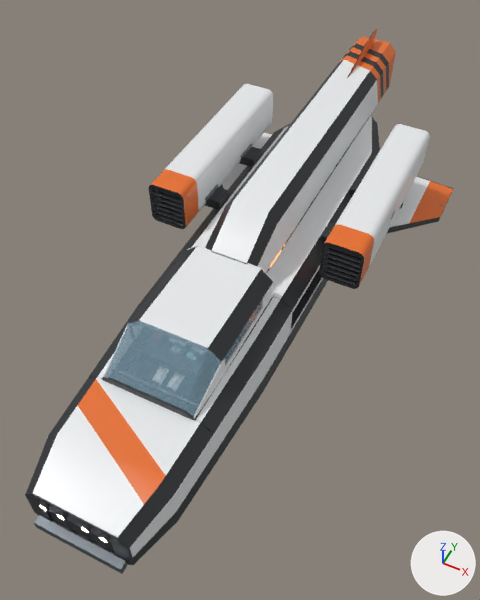
Before and after pictures for a commit that changed the FBX model SourceArt/TestShips/nomad.fbx.
Both versions are drawn from a 50 mm lens placed at (2.23, -5.16, 6.1), pointed at (0.03, -0.75, 0.59). Lighting does not change. The marker at lower right points along +X, +Y and +Z. The picture after the commit comes second. Where no turn or scale is listed for an object, it has been applied to the vertices.

In view in the first picture: 'Boom_Side_R', 'Boom_Top', 'Cabin_Top', 'Crash_Bumper', 'Deck_Boom_L', 'Deck_Boom_R', 'Deck_Cabin_R', 'Nose_Top', 'Pod_Shroud_L', 'Pod_Shroud_R', 'Pylons_L', 'Pylons_R', 'Side_Front_R', 'Stabilizer_Top_R' and 16 more.
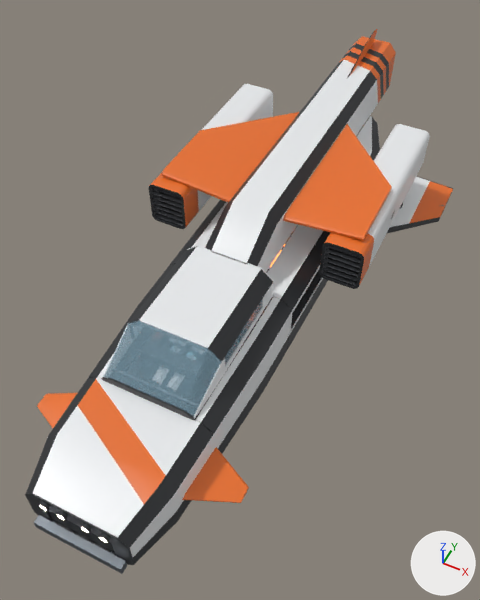
What differs and where, as boxes [x1, y1, x2, y2] in the pictures (480 x 600 px):
'Pod_Arm_R', added
    after: [283, 124, 392, 240]
'Pod_Arm_L', added
    after: [161, 112, 299, 202]
'Canard_R', added
    after: [182, 447, 249, 503]
'Canard_L', added
    after: [37, 393, 77, 428]
'Pylons_L', deleted
    before: [205, 144, 262, 209]
    faces in mat_nomad_paint_black (dark grey #2b2d30): [205, 146, 262, 209]
'Pylons_R', deleted (mostly hidden)
    before: [321, 178, 362, 244]

The edits, one by one:
Mesh me_pod_arm_r_001 is new.
It has 192 vertices, 180 faces and spans x 0.29..1.16, y -0.3..1.6, z 1.48..1.63.
Faces by material slot: [74, 106].
It uses material mat_nomad_paint_orange (orange #e8702a).
It uses material mat_nomad_metal (grey #7e848b).
Mesh me_canard_l_001 is new.
It has 208 vertices, 196 faces and spans x -1.1..-0.629, y -3.099..-2.501, z 0.605..0.69.
Faces by material slot: [90, 106].
It uses material mat_nomad_paint_orange (orange #e8702a).
It uses material mat_nomad_metal (grey #7e848b).
Mesh me_canard_r_001 is new.
It has 208 vertices, 196 faces and spans x 0.629..1.1, y -3.099..-2.501, z 0.605..0.69.
Faces by material slot: [90, 106].
It uses material mat_nomad_paint_orange (orange #e8702a).
It uses material mat_nomad_metal (grey #7e848b).
Mesh me_pod_arm_l_001 is new.
It has 192 vertices, 180 faces and spans x -1.16..-0.29, y -0.3..1.6, z 1.48..1.63.
Faces by material slot: [74, 106].
It uses material mat_nomad_paint_orange (orange #e8702a).
It uses material mat_nomad_metal (grey #7e848b).
Object 'Pylons_R' (ob_pylons_r) is deleted.
Object 'Pylons_L' (ob_pylons_l) is deleted.
Object 'Pod_Arm_R' (ob_pod_arm_r) is new; it shows me_pod_arm_r_001.
Its location is (0.0, 0.0, 0.0).
Object 'Canard_L' (ob_canard_l) is new; it shows me_canard_l_001.
Its location is (0.0, 0.0, 0.0).
Object 'Canard_R' (ob_canard_r) is new; it shows me_canard_r_001.
Its location is (0.0, 0.0, 0.0).
Object 'Pod_Arm_L' (ob_pod_arm_l) is new; it shows me_pod_arm_l_001.
Its location is (0.0, 0.0, 0.0).
